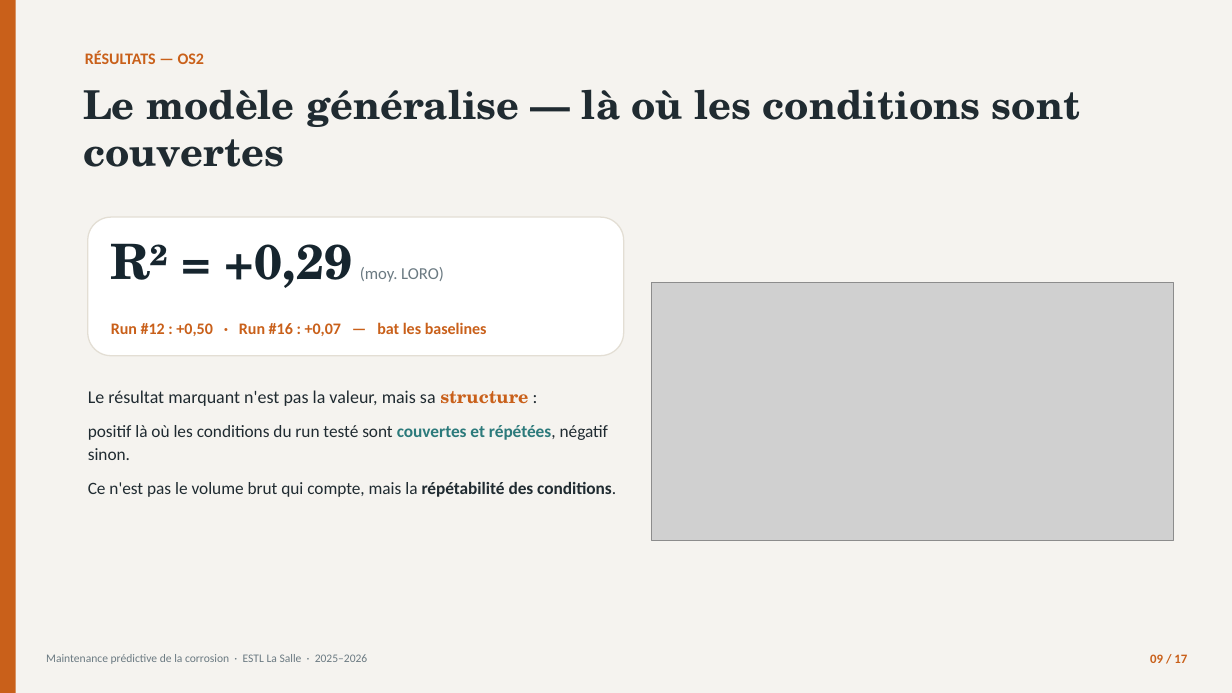
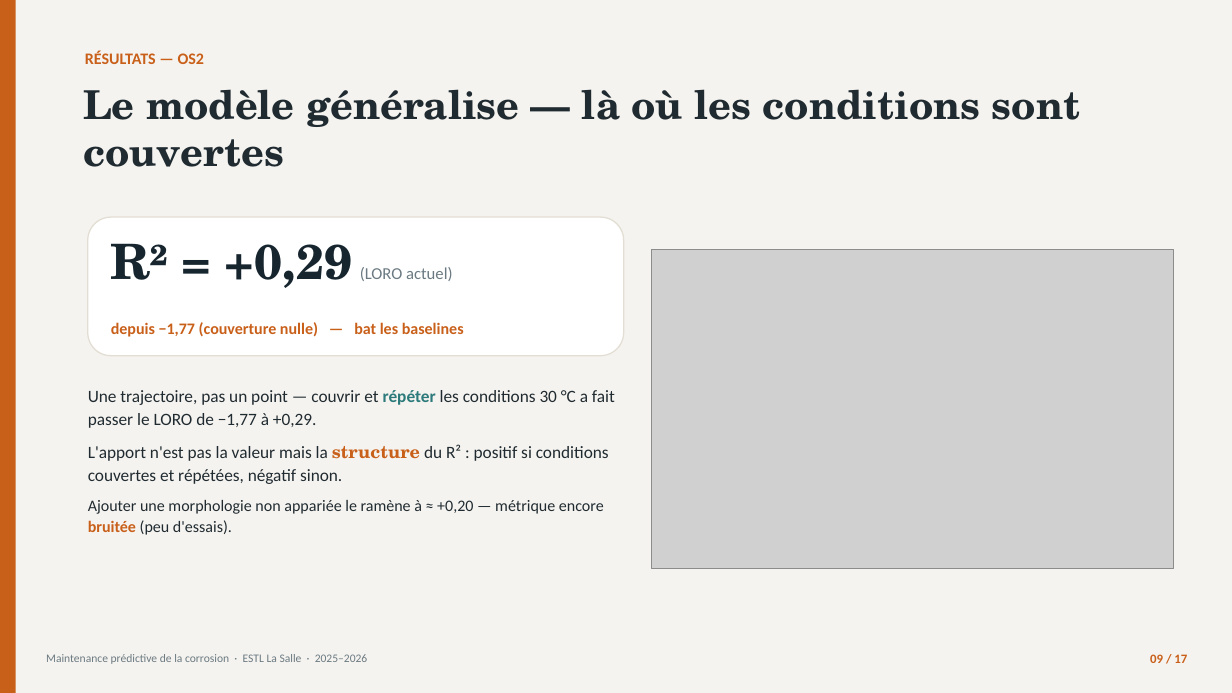
Before and after one commit to londola13/predictive-maintenance-corrosion, a slide deck: slide 9 of soutenance/Soutenance_Corrosion_BATOUMBI.pptx. Drawn at 1232x693 pixels with LibreOffice and Linux fonts; fonts in the diff are those of the drawing; grey boxes stand for pictures. Boxes give left, top, right and bottom in pixels: in the first picture for what was removed or moved away, otherwise in the second. Text is boxed around its words. In the diff, an @@ line names an element or a change of style, - is before the commit and + after.

```diff
--- a/soutenance/Soutenance_Corrosion_BATOUMBI.pptx
+++ b/soutenance/Soutenance_Corrosion_BATOUMBI.pptx
@@ text at box(111, 243, 453, 288): text changed @@
-R² = +0,29 (moy. LORO)
+R² = +0,29 (LORO actuel)
@@ picture: place and size @@
-picture at box(652, 282, 1174, 540)
+picture at box(652, 250, 1174, 569)
@@ text at box(111, 322, 464, 337): text changed @@
-Run #12 : +0,50 · Run #16 : +0,07 — bat les baselines
+depuis −1,77 (couverture nulle) — bat les baselines
@@ text at box(88, 390, 615, 535): text changed @@
-Le résultat marquant n'est pas la valeur, mais sa structure :
-positif là où les conditions du run testé sont couvertes et répétées, négatif sinon.
-Ce n'est pas le volume brut qui compte, mais la répétabilité des conditions.
+Une trajectoire, pas un point — couvrir et répéter les conditions 30 °C a fait passer le LORO de −1,77 à +0,29.
+L'apport n'est pas la valeur mais la structure du R² : positif si conditions couvertes et répétées, négatif sinon.
+Ajouter une morphologie non appariée le ramène à ≈ +0,20 — métrique encore bruitée (peu d'essais).
```
Also in this commit, not shown: 3 other slides changed, 3 other files.
